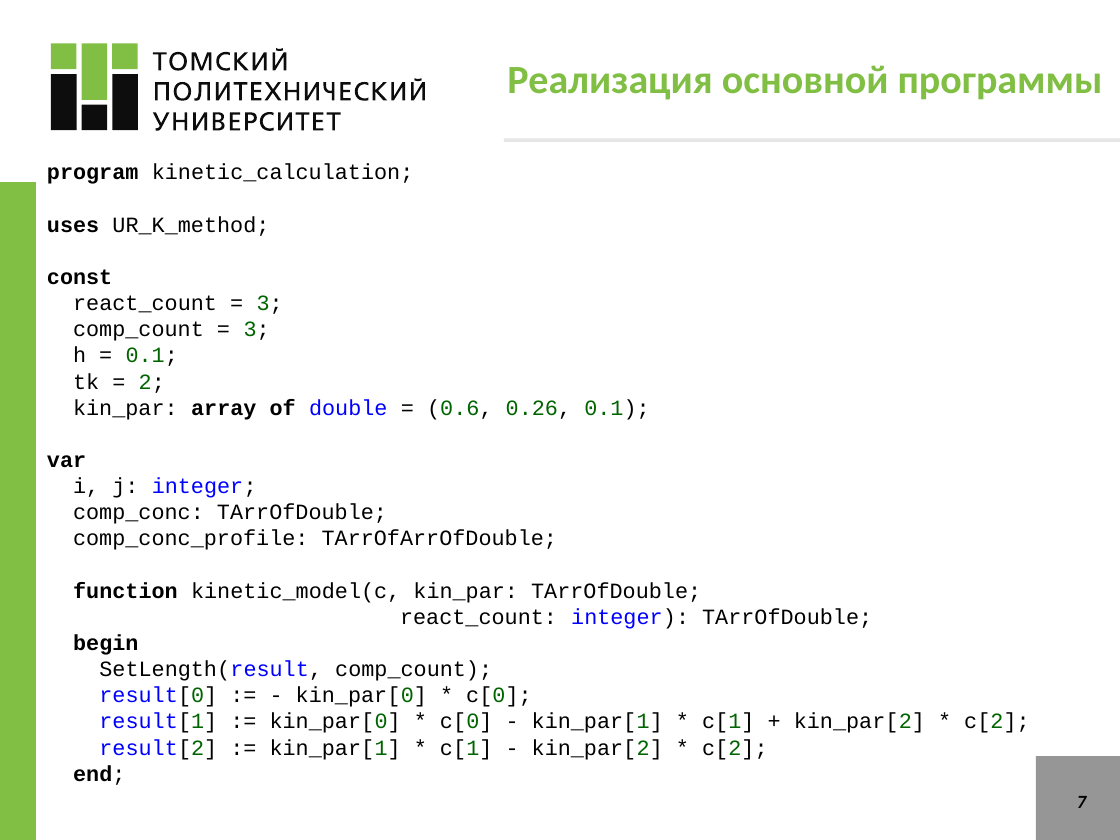
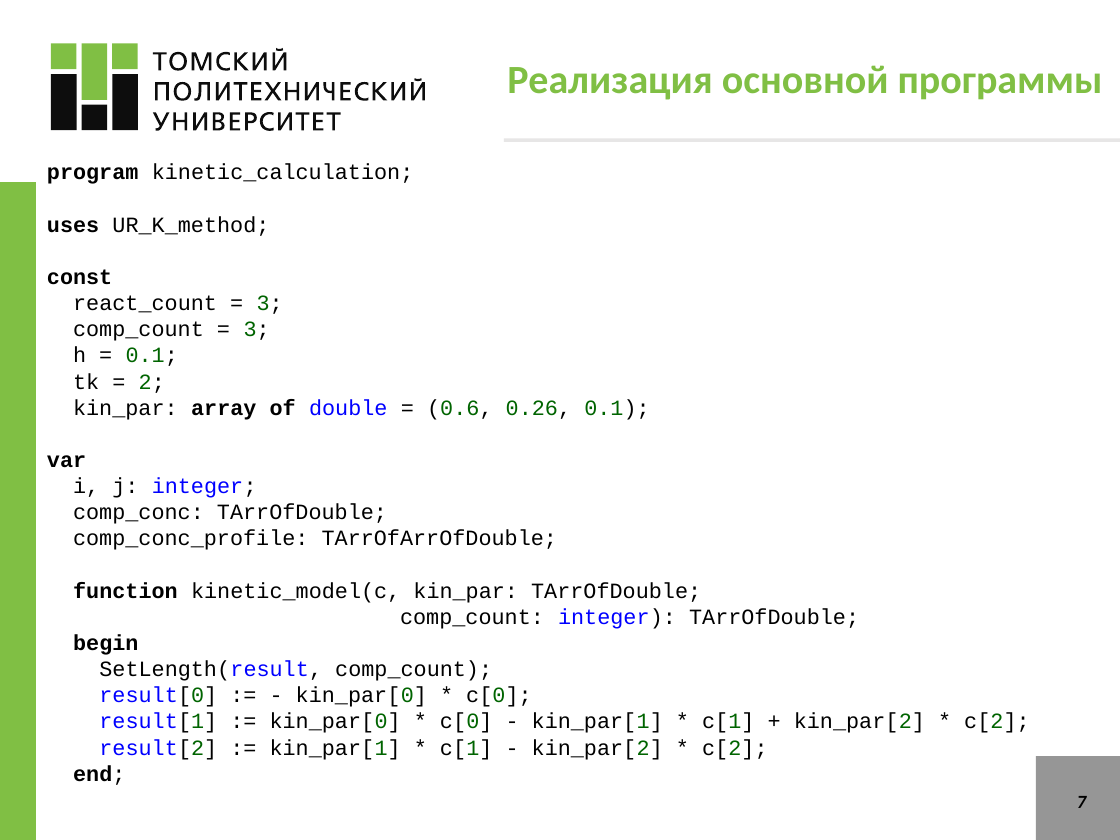
Before and after one commit to VChuzlov/SA, a slide deck: slide 7 of ЛБ3/Pas/ЛБ_03.pptx. Drawn at 1120x840 pixels with LibreOffice and Linux fonts; fonts in the diff are those of the drawing. Boxes give left, top, right and bottom in pixels: in the first picture for what was removed or moved away, otherwise in the second. Text is boxed around its words. In the diff, an @@ line names an element or a change of style, - is before the commit and + after.

```diff
--- a/ЛБ3/Pas/ЛБ_03.pptx
+++ b/ЛБ3/Pas/ЛБ_03.pptx
@@ text at [400, 608, 859, 629]: text changed @@
-react_count: integer): TArrOfDouble;
+comp_count: integer): TArrOfDouble;
```
Also in this commit, not shown: 1 other slide changed, 4 other files.
